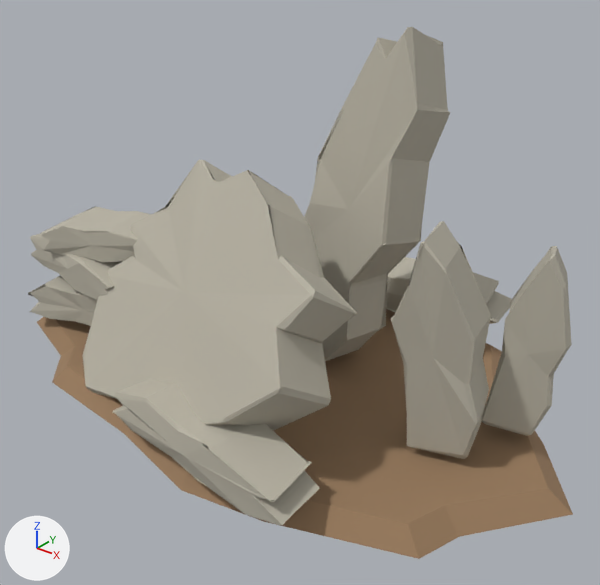
Before and after pictures for a commit that changed the FBX model SourceAssets/Exports/Props/Giants/BloodAxe/CairnTargets/A1/SM_GIA_BloodAxeCairnTarget_A1_A01/SM_GIA_BloodAxeCairnTarget_A1_A01_LOD2.fbx.
Before and after are seen from a 50 mm lens placed at (2.96, -3.36, 2.78), pointed at (0.24, 0.04, 0.67). The lights are fixed; the arrows at lower left show +X, +Y and +Z. The older version comes first. Where no turn or scale is listed for an object, it has been applied to the vertices.

In view in the first picture: 'LOD2_IrregularMudAshTerrainContact', 'LOD2_Stone_DominantDiagonalFrontSlab', 'LOD2_Stone_FrontBrokenFootStone', 'LOD2_Stone_LeftBundledStackLowSlab', 'LOD2_Stone_LeftBundledStackMidSlab', 'LOD2_Stone_LeftBundledStackTopSlab', 'LOD2_Stone_RearGroundLockStone', 'LOD2_Stone_RightRearSupportStone', 'LOD2_Stone_RightUprightSupportStone', 'LOD2_Stone_TallRearOathSlab'.
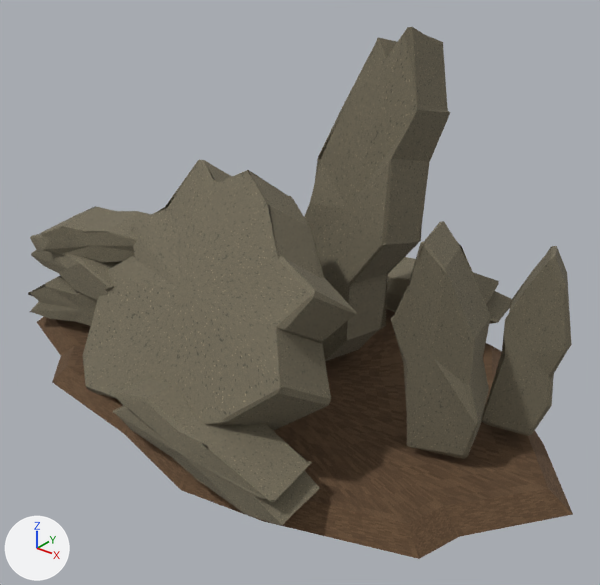
Changed parts and their boxes (x1, y1, x2, y2) in the pictures (600 x 585 px):
'LOD2_Stone_DominantDiagonalFrontSlab', surface changed (grey to brown): (82, 160, 357, 430) in both
'LOD2_IrregularMudAshTerrainContact', surface changed (darker): (37, 309, 573, 559) in both
'LOD2_Stone_TallRearOathSlab', surface changed (grey to brown): (304, 27, 450, 361) in both
'LOD2_Stone_RightUprightSupportStone', surface changed (grey to brown): (391, 221, 491, 459) in both
'LOD2_Stone_FrontBrokenFootStone', surface changed (grey to brown): (112, 379, 320, 525) in both
'LOD2_Stone_RightRearSupportStone', surface changed (grey to brown): (482, 246, 572, 436) in both
'LOD2_Stone_LeftBundledStackTopSlab', surface changed (grey to brown): (40, 206, 151, 262) in both
'LOD2_Stone_LeftBundledStackMidSlab', surface changed (grey to brown): (30, 234, 123, 300) in both
'LOD2_Stone_LeftBundledStackLowSlab', surface changed (grey to brown): (28, 276, 97, 326) in both
'LOD2_Stone_RearGroundLockStone', surface changed (grey to brown): (386, 257, 512, 324) in both

Edits to the bpy script that builds the scene:
```text
Add img_t_gia_bloodaxecairntarget_a1_a01_earth_n_png:
    img_t_gia_bloodaxecairntarget_a1_a01_earth_n_png = load_image('T_GIA_BloodAxeCairnTarget_A1_A01_Earth_N.png', '../../../../../../../Textures/Props/Giants/BloodAxe/CairnTargets/A1/SM_GIA_BloodAxeCairnTarget_A1_A01/T_GIA_BloodAxeCairnTarget_A1_A01_Earth_N.png', 1024, 1024, 'Non-Color')
Add img_t_gia_bloodaxecairntarget_a1_a01_earth_bc_png:
    img_t_gia_bloodaxecairntarget_a1_a01_earth_bc_png = load_image('T_GIA_BloodAxeCairnTarget_A1_A01_Earth_BC.png', '../../../../../../../Textures/Props/Giants/BloodAxe/CairnTargets/A1/SM_GIA_BloodAxeCairnTarget_A1_A01/T_GIA_BloodAxeCairnTarget_A1_A01_Earth_BC.png', 1024, 1024, 'sRGB')
Add img_t_gia_bloodaxecairntarget_a1_a01_stone_n_png:
    img_t_gia_bloodaxecairntarget_a1_a01_stone_n_png = load_image('T_GIA_BloodAxeCairnTarget_A1_A01_Stone_N.png', '../../../../../../../Textures/Props/Giants/BloodAxe/CairnTargets/A1/SM_GIA_BloodAxeCairnTarget_A1_A01/T_GIA_BloodAxeCairnTarget_A1_A01_Stone_N.png', 1024, 1024, 'Non-Color')
Add img_t_gia_bloodaxecairntarget_a1_a01_stone_bc_png:
    img_t_gia_bloodaxecairntarget_a1_a01_stone_bc_png = load_image('T_GIA_BloodAxeCairnTarget_A1_A01_Stone_BC.png', '../../../../../../../Textures/Props/Giants/BloodAxe/CairnTargets/A1/SM_GIA_BloodAxeCairnTarget_A1_A01/T_GIA_BloodAxeCairnTarget_A1_A01_Stone_BC.png', 1024, 1024, 'sRGB')
Change mat_m_gia_bloodaxecairntarget_a1_a01_stone:
    where n0 = _N.new('ShaderNodeBsdfPrincipled'); n0.name = 'Principled BSDF'
    remove n0.inputs[0].default_value = (0.48, 0.45, 0.37, 1.0)  # 'Base Color', grey #b8b3a4
    n0.inputs[2].default_value: 0.91 -> 0.93  # 'Roughness'
    add n2 = _N.new('ShaderNodeTexImage'); n2.name = 'Image Texture'
    add n2.image = img_t_gia_bloodaxecairntarget_a1_a01_stone_bc_png
    add n3 = _N.new('ShaderNodeTexImage'); n3.name = 'Image Texture.001'
    add n3.image = img_t_gia_bloodaxecairntarget_a1_a01_stone_n_png
    add n4 = _N.new('ShaderNodeNormalMap'); n4.name = 'Normal Map'
    add n4.inputs[0].default_value = 0.45  # 'Strength'
    add _L.new(n2.outputs[0], n0.inputs[0])  # 'Color' to 'Base Color'
    add _L.new(n3.outputs[0], n4.inputs[1])  # 'Color' to 'Color'
    add _L.new(n4.outputs[0], n0.inputs[5])  # 'Normal' to 'Normal'
Change mat_m_gia_bloodaxecairntarget_a1_a01_earth:
    where n0 = _N.new('ShaderNodeBsdfPrincipled'); n0.name = 'Principled BSDF'
    remove n0.inputs[0].default_value = (0.32, 0.2, 0.11, 1.0)  # 'Base Color', brown #997c5d
    n0.inputs[2].default_value: 0.95 -> 0.96  # 'Roughness'
    add n2 = _N.new('ShaderNodeTexImage'); n2.name = 'Image Texture'
    add n2.image = img_t_gia_bloodaxecairntarget_a1_a01_earth_bc_png
    add n3 = _N.new('ShaderNodeTexImage'); n3.name = 'Image Texture.001'
    add n3.image = img_t_gia_bloodaxecairntarget_a1_a01_earth_n_png
    add n4 = _N.new('ShaderNodeNormalMap'); n4.name = 'Normal Map'
    add n4.inputs[0].default_value = 0.45  # 'Strength'
    add _L.new(n2.outputs[0], n0.inputs[0])  # 'Color' to 'Base Color'
    add _L.new(n3.outputs[0], n4.inputs[1])  # 'Color' to 'Color'
    add _L.new(n4.outputs[0], n0.inputs[5])  # 'Normal' to 'Normal'
```
